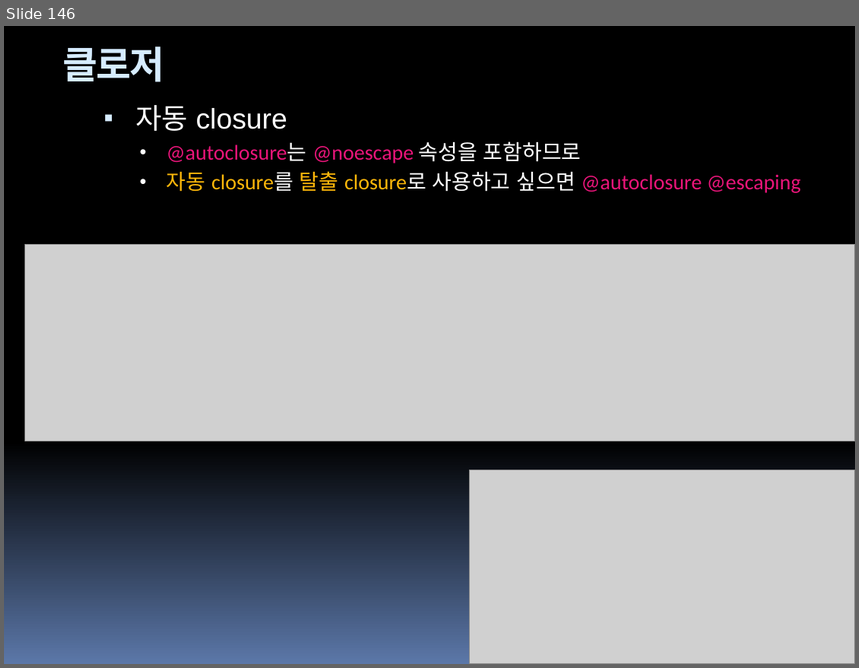
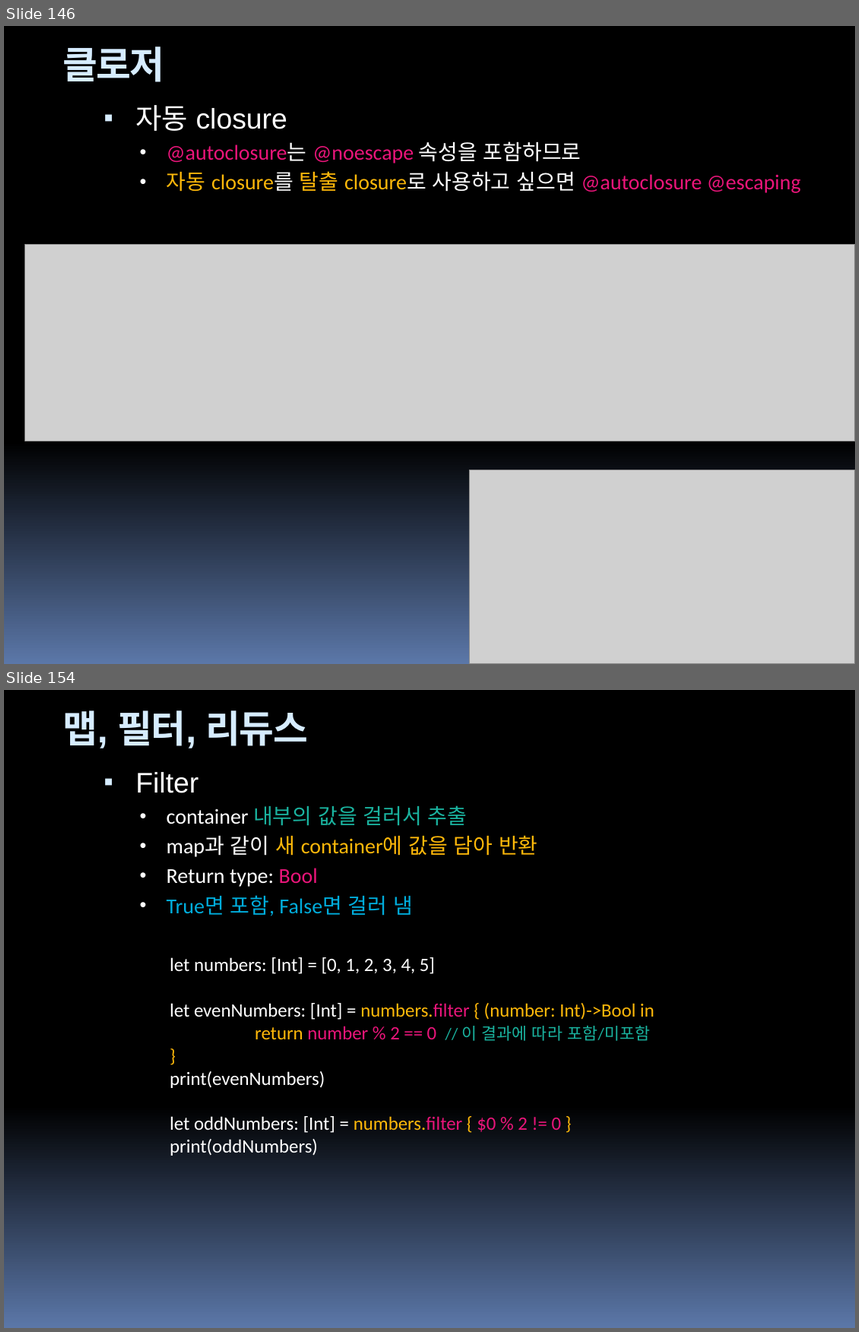
Before and after one commit to hounga13/helloSwift, a slide deck: Swift세미나자료.pptx. Shown one above the other, each under a label of ours: slide 146 before the commit, slides 146 and 154 after it; the slides between them are not shown. The pictures are 859x668 and 859x1332 pixels, drawn with LibreOffice and Linux fonts; fonts in the diff are those of the drawing; grey boxes stand for pictures. Boxes give left, top, right and bottom in pixels: in the first picture for what was removed or moved away, otherwise in the second. Text is boxed around its words. In the diff, an @@ line names an element or a change of style, - is before the commit and + after.

Commit message:
chapter17 map, filter, reduce

```diff
--- a/Swift세미나자료.pptx
+++ b/Swift세미나자료.pptx
@@ slide 154 added at [4,690,855,1328], background gradient #000000 to #5B77A8; not listed: 4 template elements that a slide beside it also shows @@
@@ title added at [63,711,307,749], 32 pt, text #D6ECFF, bold @@
+맵, 필터, 리듀스
@@ text added at [135,772,538,916], 18 pt, text #FFFFFF @@
+▪ Filter
+  • container 내부의 값을 걸러서 추출
+  • map과 같이 새 container에 값을 담아 반환
+  • Return type: Bool
+  • True면 포함, False면 걸러 냄
@@ text added at [170,958,655,1156], 16 pt, text #FFFFFF @@
+let numbers: [Int] = [0, 1, 2, 3, 4, 5]
+let evenNumbers: [Int] = numbers.filter { (number: Int)->Bool in
+return number % 2 == 0 // 이 결과에 따라 포함/미포함
+}
+print(evenNumbers)
+let oddNumbers: [Int] = numbers.filter { $0 % 2 != 0 }
+print(oddNumbers)
```
Also in this commit, not shown: 14 other slides added, 2 other files.
